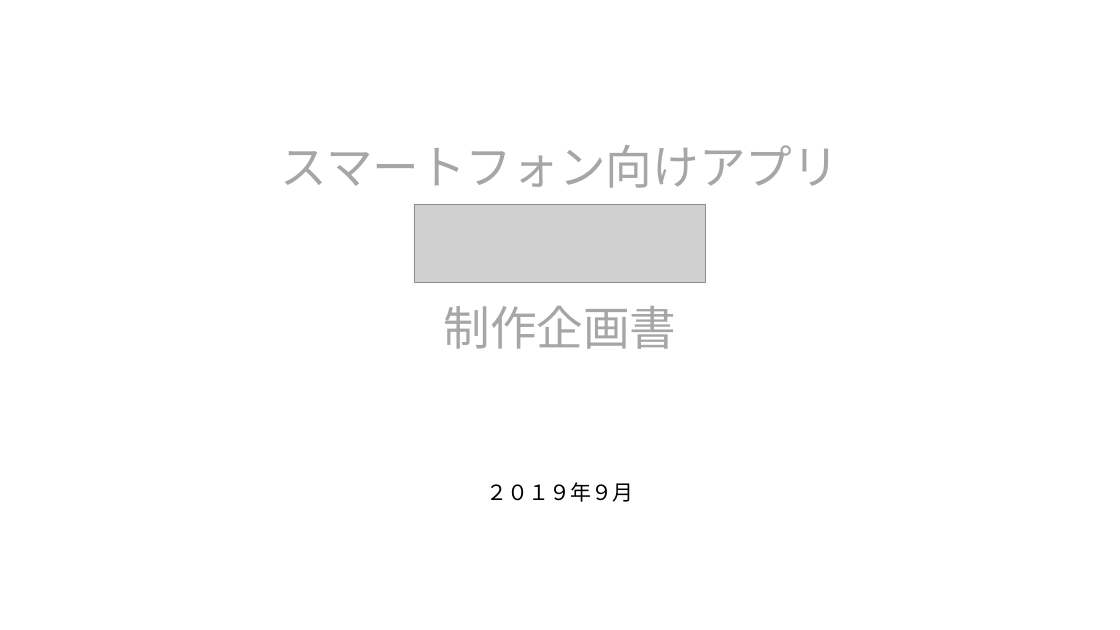
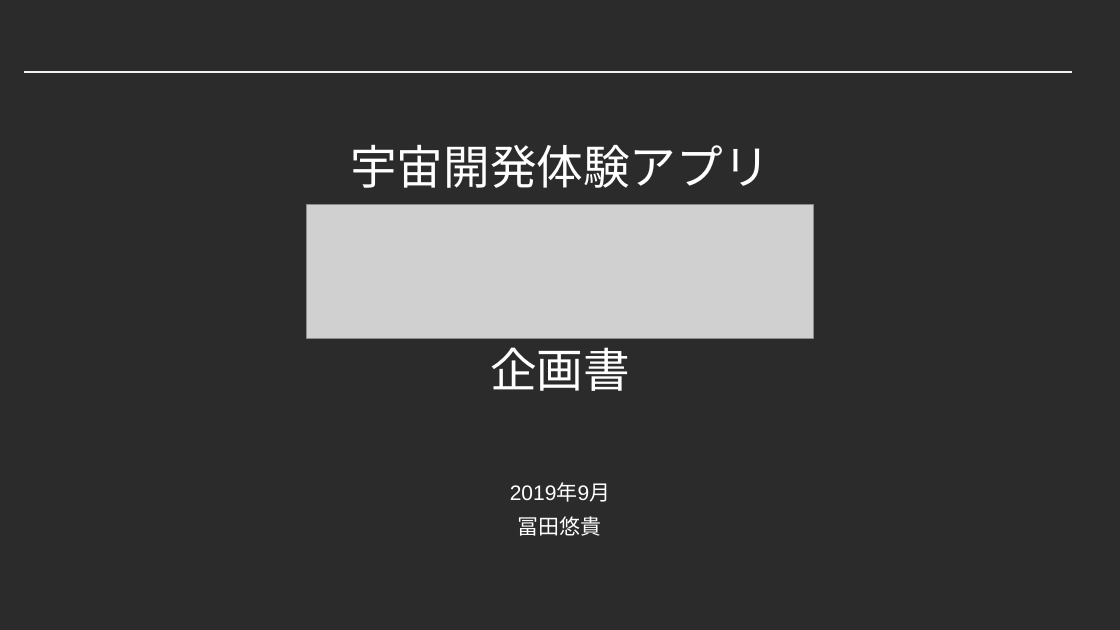
Before and after one commit to yt2029/vv-simulator, a slide deck: slide 1 of DataFile/01_Project/HTVGO企画書.pptx. Drawn at 1120x630 pixels with LibreOffice and Linux fonts; fonts in the diff are those of the drawing; grey boxes stand for pictures; background and template pictures are left out; a plain dark background stands for a picture behind light text. Boxes give left, top, right and bottom in pixels: in the first picture for what was removed or moved away, otherwise in the second. Text is boxed around its words. In the diff, an @@ line names an element or a change of style, - is before the commit and + after.

```diff
--- a/DataFile/01_Project/HTVGO企画書.pptx
+++ b/DataFile/01_Project/HTVGO企画書.pptx
@@ background #FFFFFF to picture (left out) @@
@@ line added from (24, 72) to (1072, 72), #F2F2F2 2.25 pt @@
@@ text at <box>350,144,770,188</box>: text changed; text colour #A6A6A6 to #FFFFFF @@
-スマートフォン向けアプリ
+宇宙開発体験アプリ
@@ picture: place and size @@
-picture at <box>414,205,707,282</box>
+picture at <box>307,205,813,339</box>
@@ title at <box>490,347,630,391</box>: text changed; text colour #A6A6A6 to #FFFFFF @@
-制作企画書
+企画書
@@ subtitle at <box>510,483,610,536</box>: text changed; text colour #000000 to #FFFFFF @@
-２０１９年９月
+2019年9月
+冨田悠貴
```
Also in this commit, not shown: 2 slides added, 1 slide removed, 16 other files.
